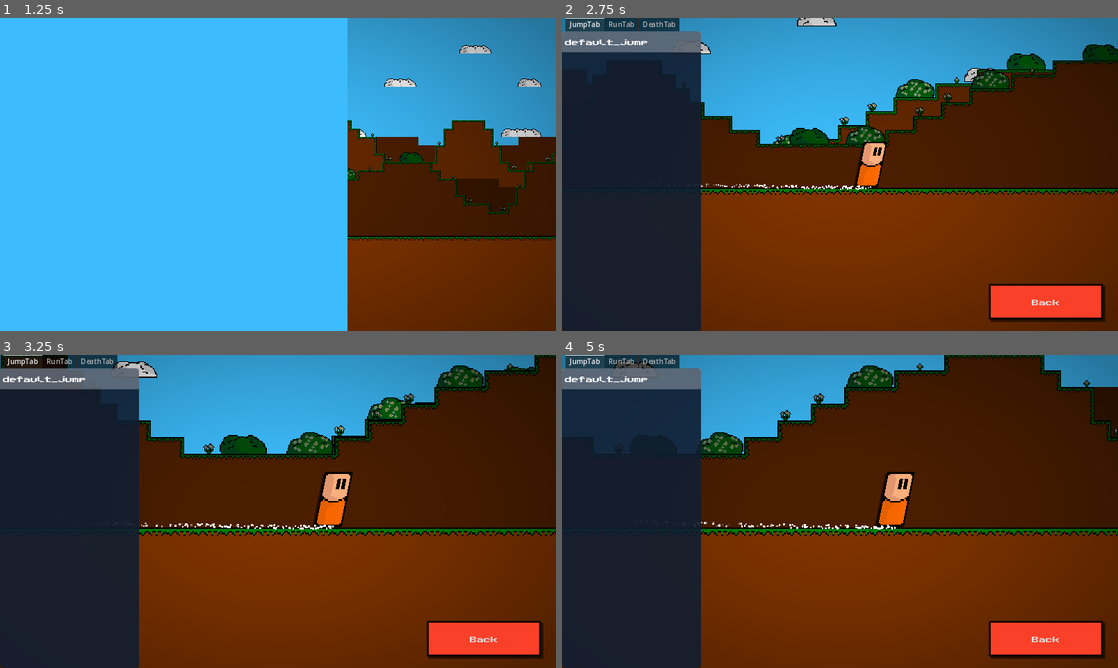
Above: before the commit, frames 1-4 (two rows, left to right).
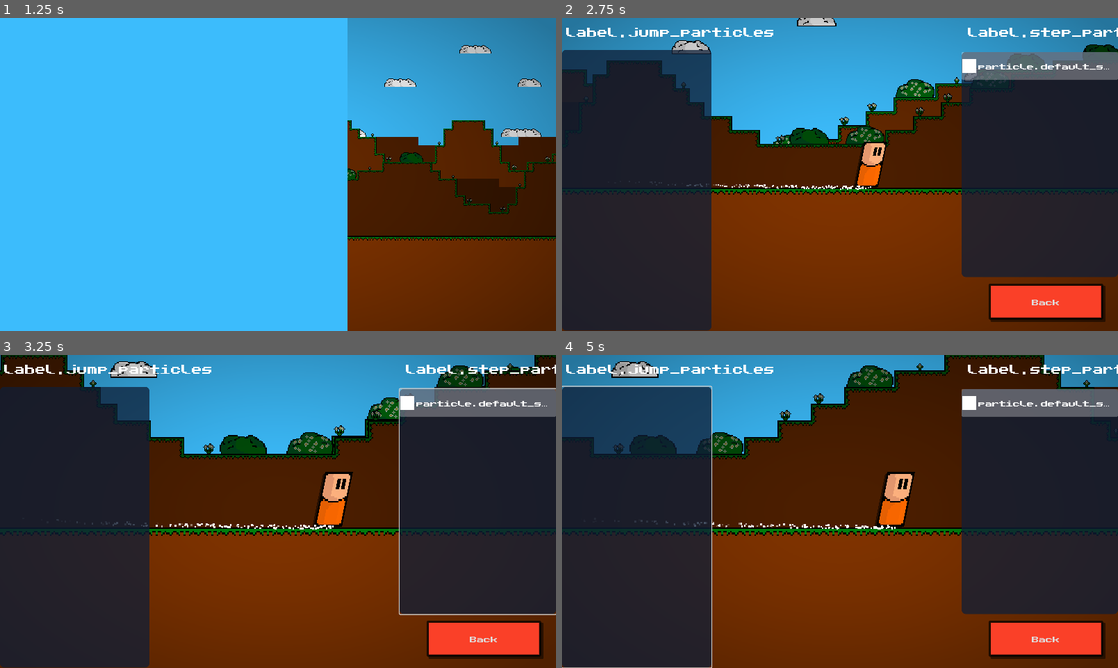
Above: after the commit, the same moments.

Repository: Killarexe/Little-Rage
Game: Godot game, scene res://scenes/uis/MainMenu.tscn
Same seed, same stepped clock (60 frames per second), same inputs: the game is played once before the commit and once after it.
Inputs (mouse positions are in pixels of both pictures, inside the frame that each line leads up to):
- Up to frame 1 (1.25 s): click "Collections" at 0.5 s
- Up to frame 2 (2.75 s): click "Back" at 1.25 s; click "Particles" at 2 s
- Up to frame 3 (3.25 s): tap Enter at 2.75 s; move the mouse to (400, 495) at 2.77 s; hold Right (right) from 2.78 s (still down); hold Space (jump) from 2.78 s (still down); click (400, 495) at 2.92 s
- Up to frame 4 (5 s): release Right (right) at 3.5 s; release Space (jump) at 3.5 s; drag from (728, 527) to (812, 574) at 3.52 s; move the mouse to (895, 442) at 4.27 s; hold Left (left) from 4.28 s (still down); hold Middle mouse button (middle_click) from 4.28 s (still down); tap Space (jump) at 4.55 s

Frame 1 is identical in both runs. In frame 2, 26% of the frame differs, in the area x 0-100%, y 0-100%; in frame 3, 26%; in frame 4, 28%.
Error after the commit: Invalid access to property or key 'id' on a base object of type 'Nil'. (res://scripts/level/player/cosmetic/particle/PlayerParticleManager.gd:21)

Commit message:
Add particles, textures
Improve particle menu

Patch bugs

Diff:
--- a/data/particles/default_jump.tres
+++ b/data/particles/dirt_jump.tres
@@ -1,6 +1,7 @@
-[gd_resource type="Resource" script_class="PlayerParticle" load_steps=5 format=3 uid="uid://h6laguc76jd5"]
+[gd_resource type="Resource" script_class="PlayerParticle" load_steps=6 format=3 uid="uid://bra1nagigj2am"]
 
-[ext_resource type="Script" path="res://scripts/level/player/cosmetic/particle/PlayerParticle.gd" id="1_1b8ii"]
+[ext_resource type="Script" path="res://scripts/level/player/cosmetic/particle/PlayerParticle.gd" id="1_sih6x"]
+[ext_resource type="Texture2D" uid="uid://cpp685fj7uh2f" path="res://assets/textures/player/particles/dirt.png" id="2_mqtte"]
 
 [sub_resource type="Gradient" id="1"]
 offsets = PackedFloat32Array(0.572368, 1)
@@ -16,12 +17,15 @@
 spread = 180.0
 flatness = 1.0
 gravity = Vector3(0, -1, 0)
+scale_min = 0.25
+scale_max = 0.5
 color_ramp = SubResource("2")
 
 [resource]
-script = ExtResource("1_1b8ii")
+script = ExtResource("1_sih6x")
 type = 1
 material = SubResource("3")
-name = "particle.default_jump"
+name = "particle.dirt_jump"
 chance = 1
 is_hidden = false
+texture = ExtResource("2_mqtte")
--- /dev/null
+++ b/data/particles/dirt_step.tres
@@ -0,0 +1,31 @@
+[gd_resource type="Resource" script_class="PlayerParticle" load_steps=6 format=3 uid="uid://dch50ih0dk431"]
+
+[ext_resource type="Script" path="res://scripts/level/player/cosmetic/particle/PlayerParticle.gd" id="1_njoda"]
+[ext_resource type="Texture2D" uid="uid://cpp685fj7uh2f" path="res://assets/textures/player/particles/dirt.png" id="2_ah2dy"]
+
+[sub_resource type="Gradient" id="1"]
+offsets = PackedFloat32Array(0.572368, 1)
+colors = PackedColorArray(1, 1, 1, 1, 1, 1, 1, 0)
+
+[sub_resource type="GradientTexture2D" id="2"]
+gradient = SubResource("1")
+
+[sub_resource type="ParticleProcessMaterial" id="3"]
+lifetime_randomness = 1.0
+emission_shape = 3
+emission_box_extents = Vector3(3, 1, 1)
+spread = 180.0
+flatness = 1.0
+gravity = Vector3(0, -10, 0)
+scale_min = 0.25
+scale_max = 0.5
+color_ramp = SubResource("2")
+
+[resource]
+script = ExtResource("1_njoda")
+type = 0
+material = SubResource("3")
+name = "particle.dirt_step"
+chance = 1
+is_hidden = false
+texture = ExtResource("2_ah2dy")
--- a/data/particles/red_jump.tres
+++ b/data/particles/red_jump.tres
@@ -16,7 +16,6 @@
 spread = 180.0
 flatness = 1.0
 gravity = Vector3(0, -1, 0)
-scale_max = 10.0
 color = Color(1, 0, 0, 1)
 color_ramp = SubResource("2")
 
--- a/data/particles/red_step.tres
+++ b/data/particles/red_step.tres
@@ -1,13 +1,6 @@
-[gd_resource type="Resource" script_class="PlayerParticle" load_steps=5 format=3 uid="uid://roeepiuamrqj"]
+[gd_resource type="Resource" script_class="PlayerParticle" load_steps=3 format=3 uid="uid://roeepiuamrqj"]
 
 [ext_resource type="Script" path="res://scripts/level/player/cosmetic/particle/PlayerParticle.gd" id="1_q4x86"]
-
-[sub_resource type="Gradient" id="1"]
-offsets = PackedFloat32Array(0.572368, 1)
-colors = PackedColorArray(1, 1, 1, 1, 1, 1, 1, 0)
-
-[sub_resource type="GradientTexture2D" id="2"]
-gradient = SubResource("1")
 
 [sub_resource type="ParticleProcessMaterial" id="3"]
 lifetime_randomness = 1.0
@@ -17,9 +10,6 @@
 flatness = 1.0
 gravity = Vector3(0, -20, 0)
 color = Color(1, 0, 0, 1)
-color_ramp = SubResource("2")
-hue_variation_min = -0.5
-hue_variation_max = 0.5
 
 [resource]
 script = ExtResource("1_q4x86")
--- a/scenes/uis/CollectionsMenu.tscn
+++ b/scenes/uis/CollectionsMenu.tscn
@@ -17,6 +17,7 @@
 [ext_resource type="Script" path="res://scripts/uis/collections_menu/ParticlesMenu.gd" id="6_y5t24"]
 [ext_resource type="Script" path="res://scripts/uis/collections_menu/hats_menu/HatList.gd" id="7_5na8b"]
 [ext_resource type="Script" path="res://scripts/uis/collections_menu/LootBoxMenu.gd" id="13_86pp1"]
+[ext_resource type="LabelSettings" uid="uid://b35bwhibubxgx" path="res://assets/style/label_settings/small_medium_label.tres" id="17_8gk2a"]
 [ext_resource type="PackedScene" uid="uid://bf6u6lge7vm8i" path="res://scenes/bundles/player/PlayerDummy.tscn" id="19_h3c7l"]
 
 [sub_resource type="Animation" id="Animation_0iwv6"]
@@ -796,7 +797,7 @@
 script = ExtResource("7_5na8b")
 player = NodePath("../../../DefaultLevel/PlayerDummy")
 
-[node name="ParticlesMenu" type="Control" parent="CanvasLayer" node_paths=PackedStringArray("player")]
+[node name="ParticlesMenu" type="Control" parent="CanvasLayer" node_paths=PackedStringArray("jump_list", "run_list", "main_menu", "camera_animation_player", "player")]
 visible = false
 layout_mode = 3
 anchors_preset = 15
@@ -805,6 +806,10 @@
 grow_horizontal = 2
 grow_vertical = 2
 script = ExtResource("6_y5t24")
+jump_list = NodePath("JumpList")
+run_list = NodePath("RunList")
+main_menu = NodePath("../MainMenu")
+camera_animation_player = NodePath("../../DefaultLevel/PlayerDummy/PlayerViewer/AnimationPlayer")
 player = NodePath("../../DefaultLevel/PlayerDummy")
 
 [node name="BackButton" type="Button" parent="CanvasLayer/ParticlesMenu"]
@@ -816,53 +821,51 @@
 theme = ExtResource("1_q884x")
 text = "button.back"
 
-[node name="Particles" type="TabContainer" parent="CanvasLayer/ParticlesMenu"]
-custom_minimum_size = Vector2(320, 0)
-layout_mode = 1
-anchors_preset = 9
-anchor_bottom = 1.0
-grow_vertical = 2
-
-[node name="JumpTab" type="TabBar" parent="CanvasLayer/ParticlesMenu/Particles"]
+[node name="JumpLabel" type="Label" parent="CanvasLayer/ParticlesMenu"]
+layout_mode = 0
+offset_left = 10.0
+offset_top = 20.0
+offset_right = 346.0
+offset_bottom = 44.0
+theme = ExtResource("1_q884x")
+text = "label.jump_particles"
+label_settings = ExtResource("17_8gk2a")
+
+[node name="StepLabel" type="Label" parent="CanvasLayer/ParticlesMenu"]
+layout_mode = 0
+offset_left = 934.0
+offset_top = 20.0
+offset_right = 1270.0
+offset_bottom = 44.0
+theme = ExtResource("1_q884x")
+text = "label.step_particles"
+label_settings = ExtResource("17_8gk2a")
+
+[node name="JumpList" type="ItemList" parent="CanvasLayer/ParticlesMenu"]
 layout_mode = 2
-
-[node name="List" type="ItemList" parent="CanvasLayer/ParticlesMenu/Particles/JumpTab"]
-layout_mode = 1
-anchors_preset = 15
-anchor_right = 1.0
-anchor_bottom = 1.0
+anchor_right = 1.0
+anchor_bottom = 1.0
+offset_top = 73.0
+offset_right = -936.0
+offset_bottom = -1.0
 grow_horizontal = 2
 grow_vertical = 2
 theme = ExtResource("1_q884x")
 allow_reselect = true
-
-[node name="RunTab" type="TabBar" parent="CanvasLayer/ParticlesMenu/Particles"]
-visible = false
+fixed_icon_size = Vector2i(32, 32)
+
+[node name="RunList" type="ItemList" parent="CanvasLayer/ParticlesMenu"]
 layout_mode = 2
-
-[node name="List" type="ItemList" parent="CanvasLayer/ParticlesMenu/Particles/RunTab"]
-layout_mode = 1
-anchors_preset = 15
-anchor_right = 1.0
-anchor_bottom = 1.0
+anchor_right = 1.0
+anchor_bottom = 1.0
+offset_left = 920.0
+offset_top = 78.0
+offset_bottom = -124.0
 grow_horizontal = 2
 grow_vertical = 2
 theme = ExtResource("1_q884x")
 allow_reselect = true
-
-[node name="DeathTab" type="TabBar" parent="CanvasLayer/ParticlesMenu/Particles"]
-visible = false
-layout_mode = 2
-
-[node name="List" type="ItemList" parent="CanvasLayer/ParticlesMenu/Particles/DeathTab"]
-layout_mode = 1
-anchors_preset = 15
-anchor_right = 1.0
-anchor_bottom = 1.0
-grow_horizontal = 2
-grow_vertical = 2
-theme = ExtResource("1_q884x")
-allow_reselect = true
+fixed_icon_size = Vector2i(32, 32)
 
 [node name="DefaultLevel" parent="." instance=ExtResource("4_oxrq8")]
 layer_0/tile_data = PackedInt32Array(1507367, 65537, 1, 1441831, 65537, 1, 1376295, 65537, 1, 1310759, 65537, 1, 124522 …(89070 unchanged characters)…
--- a/scenes/uis/MainMenu.tscn
+++ b/scenes/uis/MainMenu.tscn
@@ -214,8 +214,8 @@
 anchors_preset = 5
 anchor_left = 0.5
 anchor_right = 0.5
-offset_left = 320.0
-offset_right = 960.0
+offset_left = -320.0
+offset_right = 320.0
 offset_bottom = 360.0
 grow_horizontal = 2
 texture = ExtResource("3_4yirm")
--- a/scripts/level/player/cosmetic/particle/PlayerParticleManager.gd
+++ b/scripts/level/player/cosmetic/particle/PlayerParticleManager.gd
@@ -80,7 +80,10 @@
 				prefab_path = "res://scenes/bundles/particles/StepParticle.tscn"
 
 		var particle: GPUParticles2D = load(prefab_path).instantiate()
-		particle.process_material = get_particle(id).material
+		var particle_data: PlayerParticle = get_particle(id)
+		if particle_data.texture.get_width() > 0:
+			particle.texture = particle_data.texture
+		particle.process_material = particle_data.material
 		particle.global_position = particle_position
 		parent.add_child(particle)
 		return particle
--- a/scripts/uis/collections_menu/ParticlesMenu.gd
+++ b/scripts/uis/collections_menu/ParticlesMenu.gd
@@ -1,42 +1,41 @@
 extends Control
 
-@onready var death_list: ItemList = $Particles/DeathTab/List
-@onready var jump_list: ItemList = $Particles/JumpTab/List
-@onready var run_list: ItemList = $Particles/RunTab/List
+const GENERATED_TEXTURE_SIZE: int = 8
 
-@onready var main_menu: MainCollectionMenu = $"../MainMenu"
-@onready var camera_animation_player: AnimationPlayer = $"../../DefaultLevel/PlayerDummy/PlayerViewer/AnimationPlayer"
+@export var jump_list: ItemList
+@export var run_list: ItemList
+
+@export var main_menu: MainCollectionMenu
+@export var camera_animation_player: AnimationPlayer
 @export var player: PlayerDummyComponent
 
-var death_particle_ids: Array[String] = []
 var jump_particle_ids: Array[String] = []
 var run_particle_ids: Array[String] = []
 
 func _ready():
-	death_list.item_selected.connect(_on_death_list_selected)
 	jump_list.item_selected.connect(_on_jump_list_selected)
 	run_list.item_selected.connect(_on_run_particle_list_selected)
 	for particle in PlayerParticleManager.particles:
 		if PlayerParticleManager.is_particle_unlocked(particle.id):
 			match particle.type:
-				PlayerParticle.Type.DEATH:
-					death_list.add_item(particle.id, particle.texture)
-					if particle.id == PlayerParticleManager.current_death_particle:
-						death_list.select(death_particle_ids.size())
-					death_particle_ids.append(particle.id)
 				PlayerParticle.Type.JUMP:
-					jump_list.add_item(particle.id, particle.texture)
+					add_to_list(jump_list, particle)
 					if particle.id == PlayerParticleManager.current_jump_particle:
 						jump_list.select(jump_particle_ids.size())
 					jump_particle_ids.append(particle.id)
 				PlayerParticle.Type.STEP:
-					run_list.add_item(particle.id, particle.texture)
+					add_to_list(run_list, particle)
 					if particle.id == PlayerParticleManager.current_step_particle:
 						run_list.select(run_particle_ids.size())
 					run_particle_ids.append(particle.id)
 
-func _on_death_list_selected(index: int):
-	PlayerParticleManager.current_death_particle = death_particle_ids[index]
+func add_to_list(list: ItemList, particle: PlayerParticle):
+	var texture: Texture2D = particle.texture
+	if texture == null || texture.get_width() == 0 || texture.get_height() == 0:
+		var color_image: Image = Image.create(GENERATED_TEXTURE_SIZE, GENERATED_TEXTURE_SIZE, false, Image.FORMAT_RGBA8)
+		color_image.fill(particle.material.color)
+		texture = ImageTexture.create_from_image(color_image)
+	list.add_item(particle.name, texture)
 
 func _on_jump_list_selected(index: int):
 	player.jump_timer = player.JUMP_TIME
Not shown: 18 places in assets/style/default_theme.tres that only renumber resources
Binary file added: assets/textures/player/particles/dirt.png
Not shown, added: assets/textures/player/particles/dirt.png.import
Not shown: 1 places in scenes/uis/CollectionsMenu.tscn that only renumber resources
